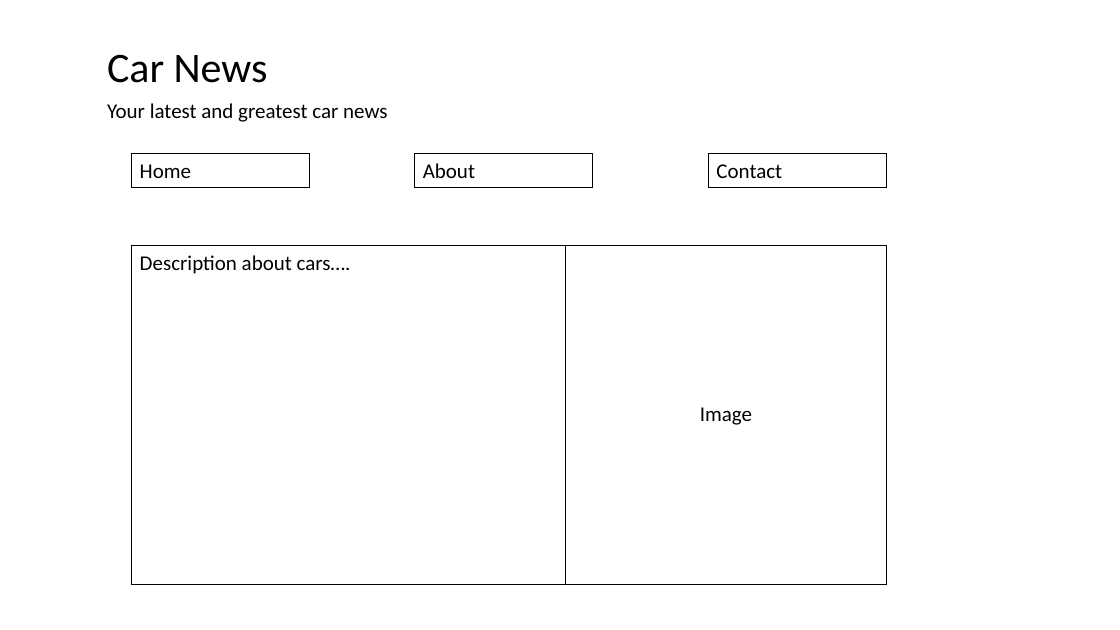
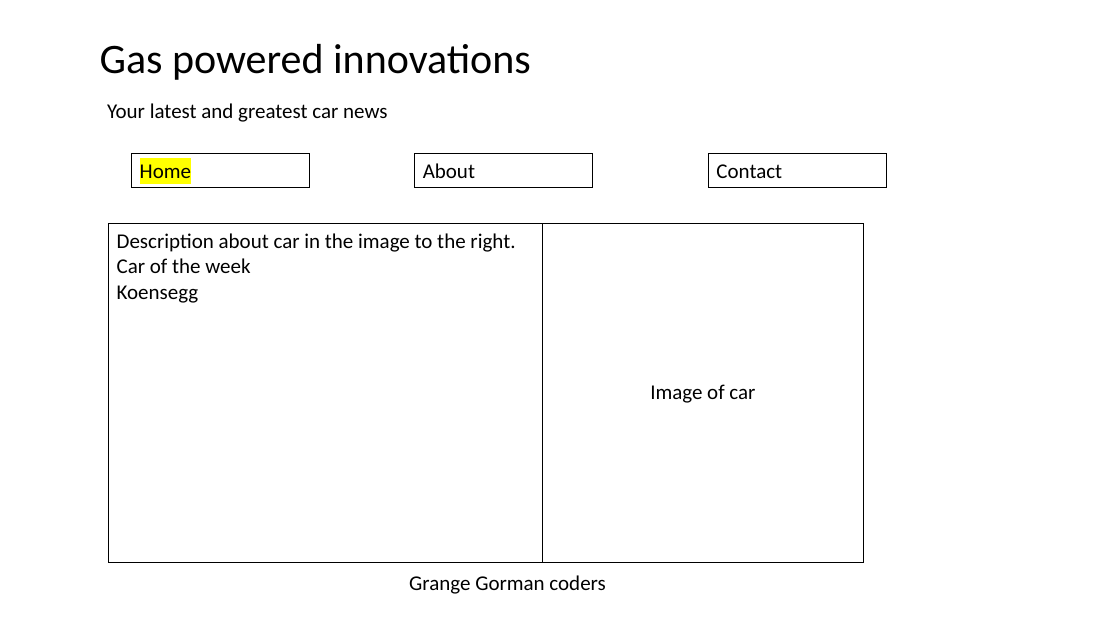
Before and after one commit to oisinbreen05/WebDev_Project_GGCoders, a slide deck: slide 1 of CarNewsDraft.odp. Drawn at 1120x630 pixels with LibreOffice and Linux fonts; fonts in the diff are those of the drawing. Boxes give left, top, right and bottom in pixels: in the first picture for what was removed or moved away, otherwise in the second. Text is boxed around its words. In the diff, an @@ line names an element or a change of style, - is before the commit and + after.

```diff
--- a/CarNewsDraft.odp
+++ b/CarNewsDraft.odp
@@ text at (100,44,531,80): text changed @@
-Car News
+Gas powered innovations
@@ rectangle "Home" at (131,153,309,187): highlight none to #FFFF00 @@
@@ rectangle "Description about car in the ...": place and size @@
-rectangle "Description about car in the ..." at (131,245,565,585)
+rectangle "Description about car in the ..." at (108,223,543,563)
@@ text in rectangle at (117,233,515,303): text changed @@
-Description about cars….
+Description about car in the image to the right.
+Car of the week
+Koensegg
@@ rectangle "Image of car": place and size @@
-rectangle "Image of car" at (566,245,886,585)
+rectangle "Image of car" at (543,223,863,563)
@@ text in rectangle at (650,384,755,403): text changed @@
-Image
+Image of car
@@ text added at (409,575,605,594), 18 pt, text #000000 @@
+Grange Gorman coders
```
Also in this commit, not shown: 2 slides added.
